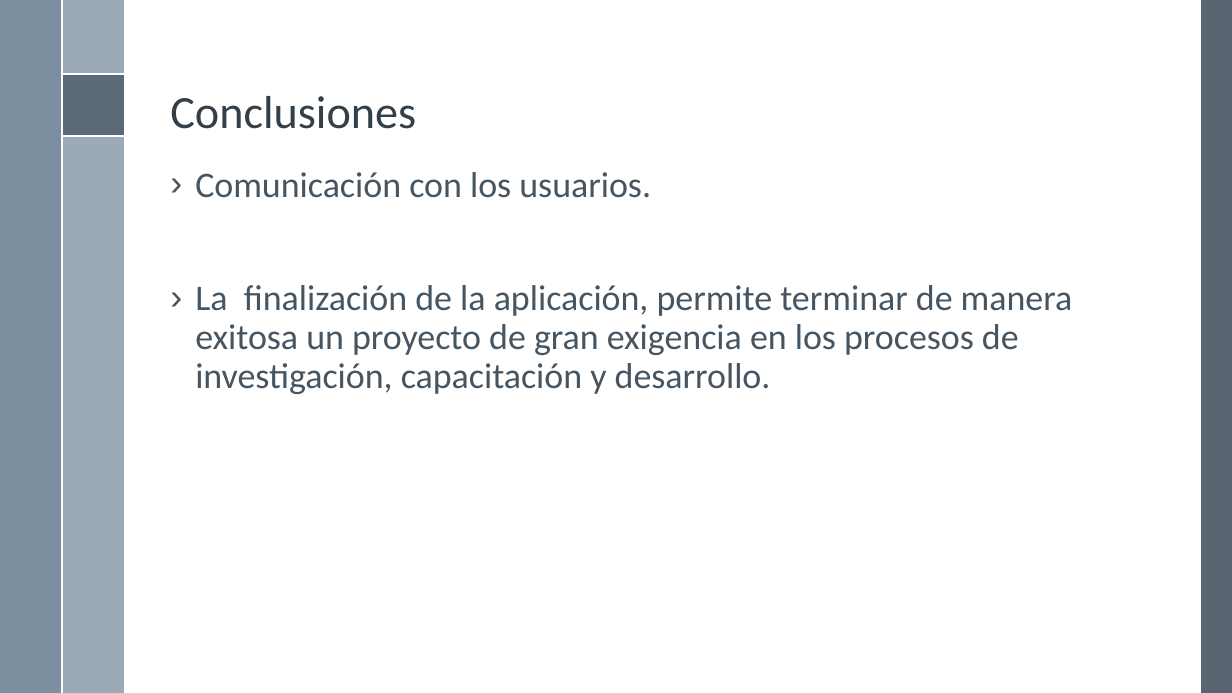
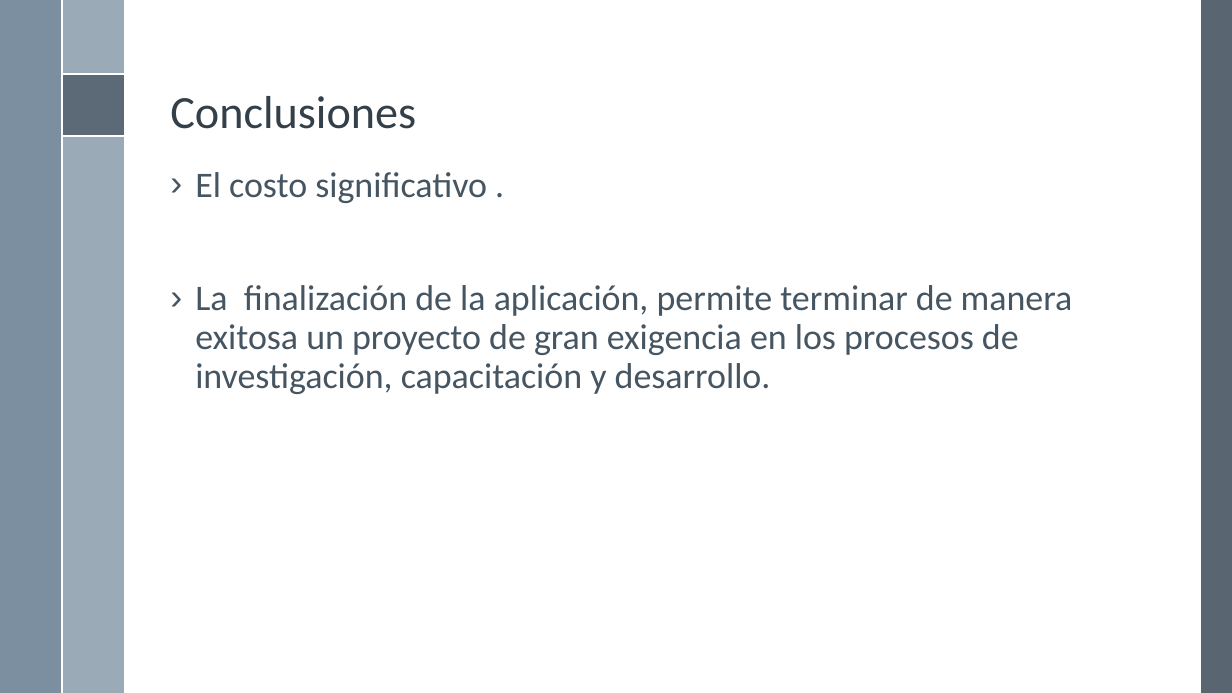
Before and after one commit to rbaltodanog/audinsaapp, a slide deck: slide 45 of documentacion/presentacion/Presentación.pptx. Drawn at 1232x693 pixels with LibreOffice and Linux fonts; fonts in the diff are those of the drawing; background and template pictures are left out. Boxes give left, top, right and bottom in pixels: in the first picture for what was removed or moved away, otherwise in the second. Text is boxed around its words. In the diff, an @@ line names an element or a change of style, - is before the commit and + after.

Commit message:
Oa

```diff
--- a/documentacion/presentacion/Presentación.pptx
+++ b/documentacion/presentacion/Presentación.pptx
@@ text at (x1=195, y1=172, x2=487, y2=203): text changed @@
-› Comunicación con los usuarios.
+› El costo significativo .
```
Also in this commit, not shown: 2 other slides changed.
